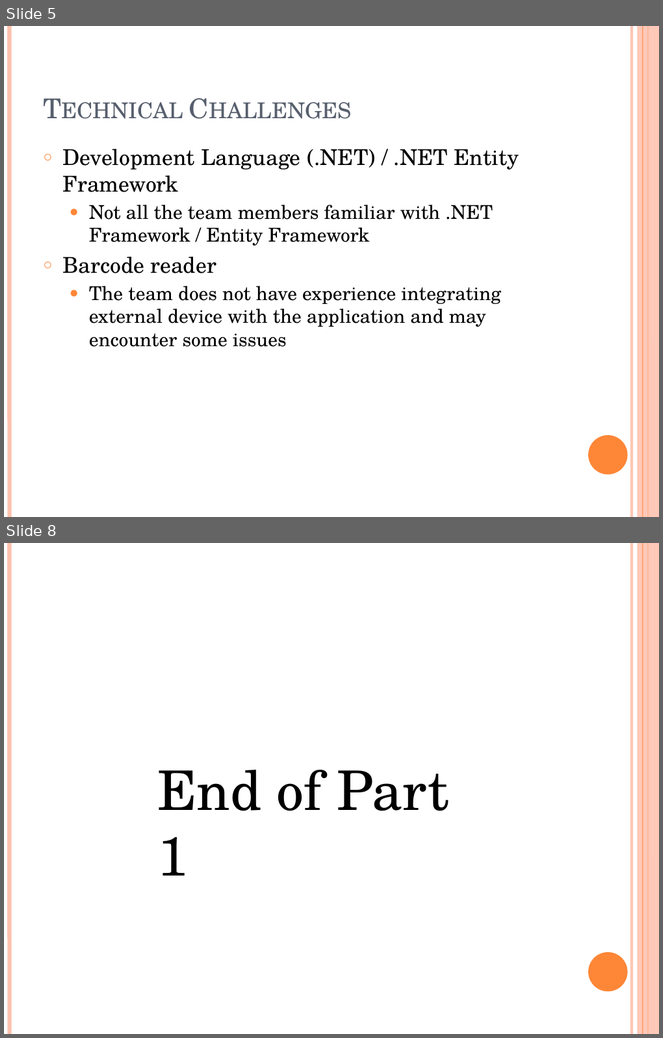
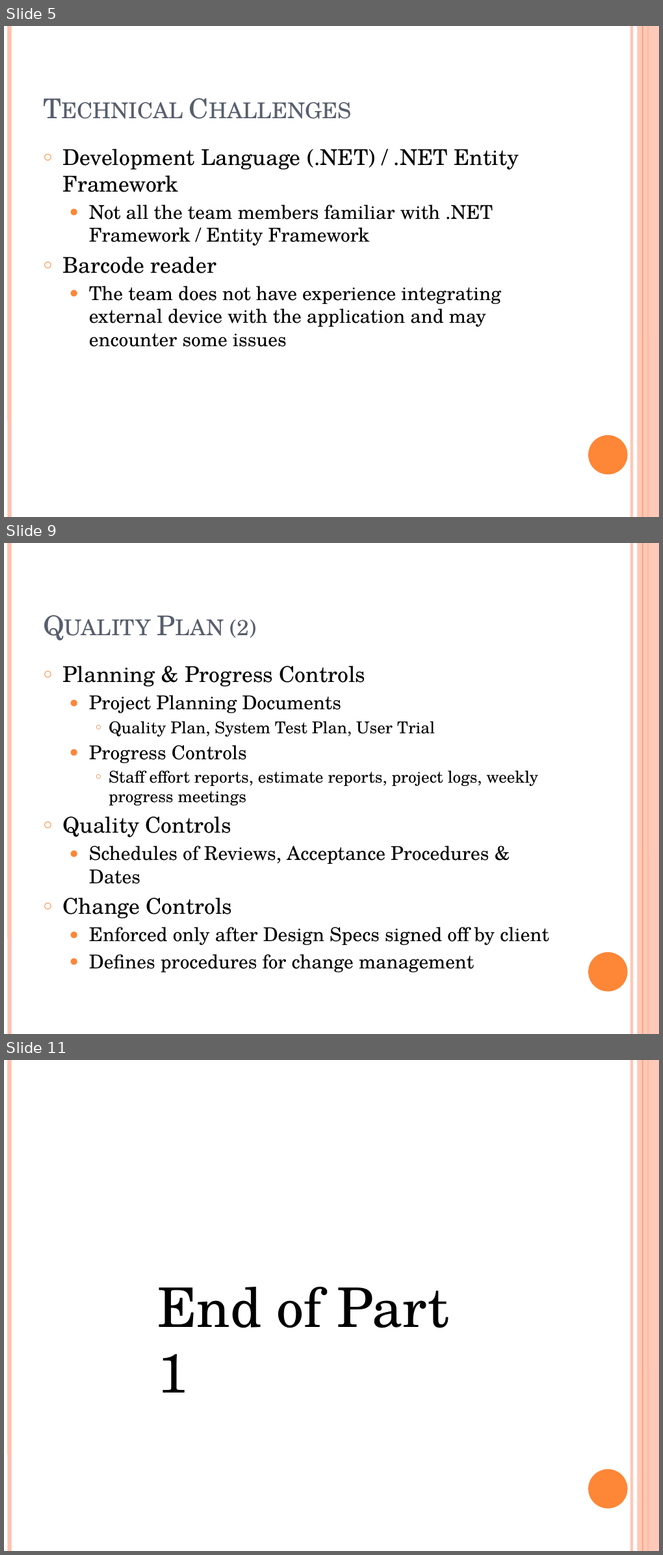
Before and after one commit to rankorth/cylinders-orders-management-system, a slide deck: Documentation/Management/Communications/Internal Correspondence/MTech Presentation [09 Apr 2011] (Alvin).pptx. Shown one above the other, each under a label of ours: slides 5 and 8 before the commit, slides 5, 9 and 11 after it; the slides between them are not shown. The pictures are 663x1038 and 663x1555 pixels, drawn with LibreOffice and Linux fonts; fonts in the diff are those of the drawing. Boxes give left, top, right and bottom in pixels: in the first picture for what was removed or moved away, otherwise in the second. Text is boxed around its words. In the diff, an @@ line names an element or a change of style, - is before the commit and + after.

```diff
--- a/Documentation/Management/Communications/Internal Correspondence/MTech Presentation [09 Apr 2011] (Alvin).pptx
+++ b/Documentation/Management/Communications/Internal Correspondence/MTech Presentation [09 Apr 2011] (Alvin).pptx
@@ slide 9 added at [4, 543, 659, 1034], background #FFFFFF; not listed: 6 template elements that a slide beside it also shows @@
@@ title added at [230, 619, 257, 638], 30 pt, text #575F6D, small capitals @@
+Quality Plan (2)
@@ text added at [63, 666, 549, 973], 21 pt, text #000000 @@
+○ Planning & Progress Controls
+  ● Project Planning Documents
+    ○ Quality Plan, System Test Plan, User Trial
+  ● Progress Controls
+    ○ Staff effort reports, estimate reports, project logs, weekly progress meetings
+○ Quality Controls
+  ● Schedules of Reviews, Acceptance Procedures & Dates
+○ Change Controls
+  ● Enforced only after Design Specs signed off by client
+  ● Defines procedures for change management
@@ what was slide 8 is now slide 11 @@
```
Also in this commit, not shown: 2 slides changed, 2 other slides added, 1 other file.
